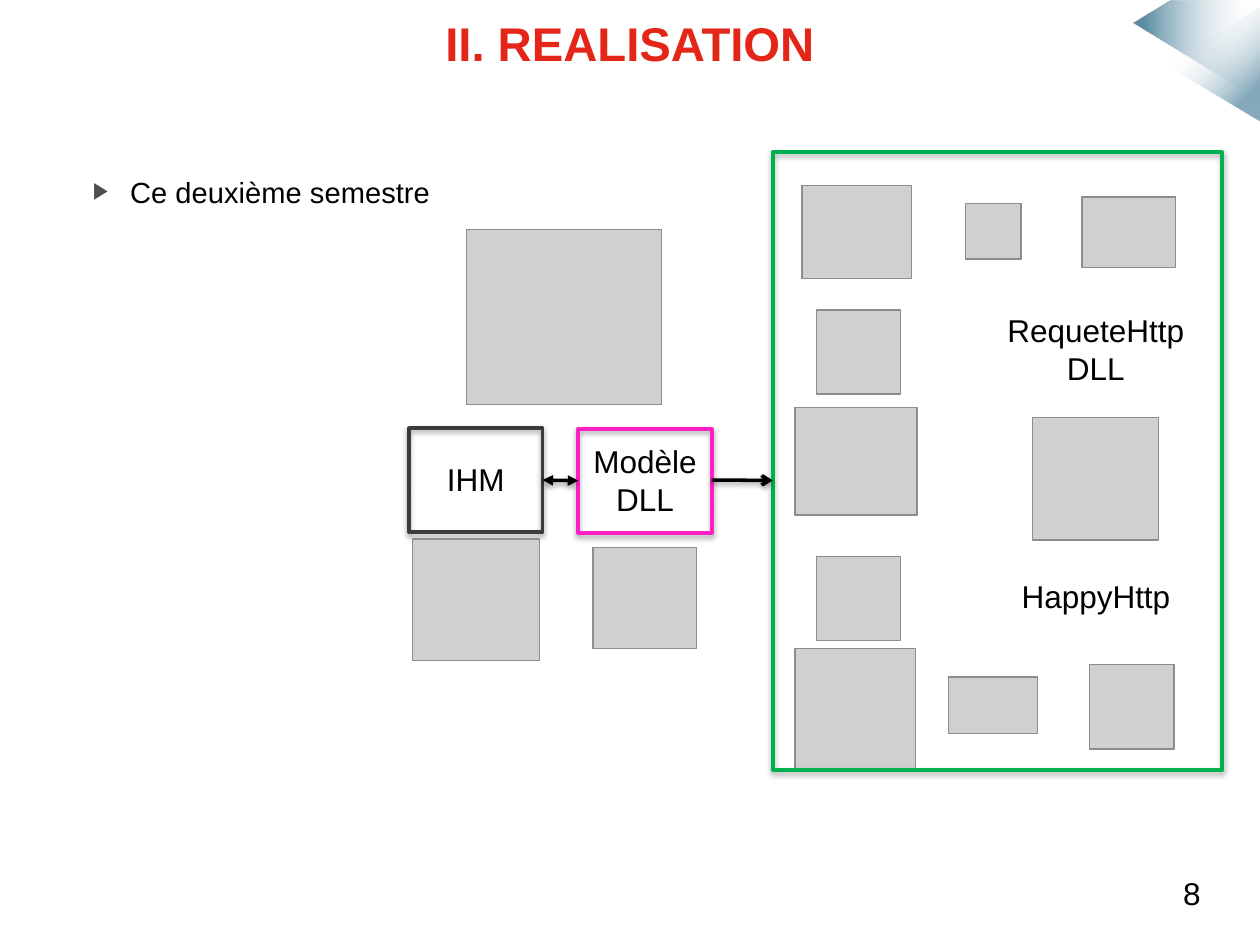
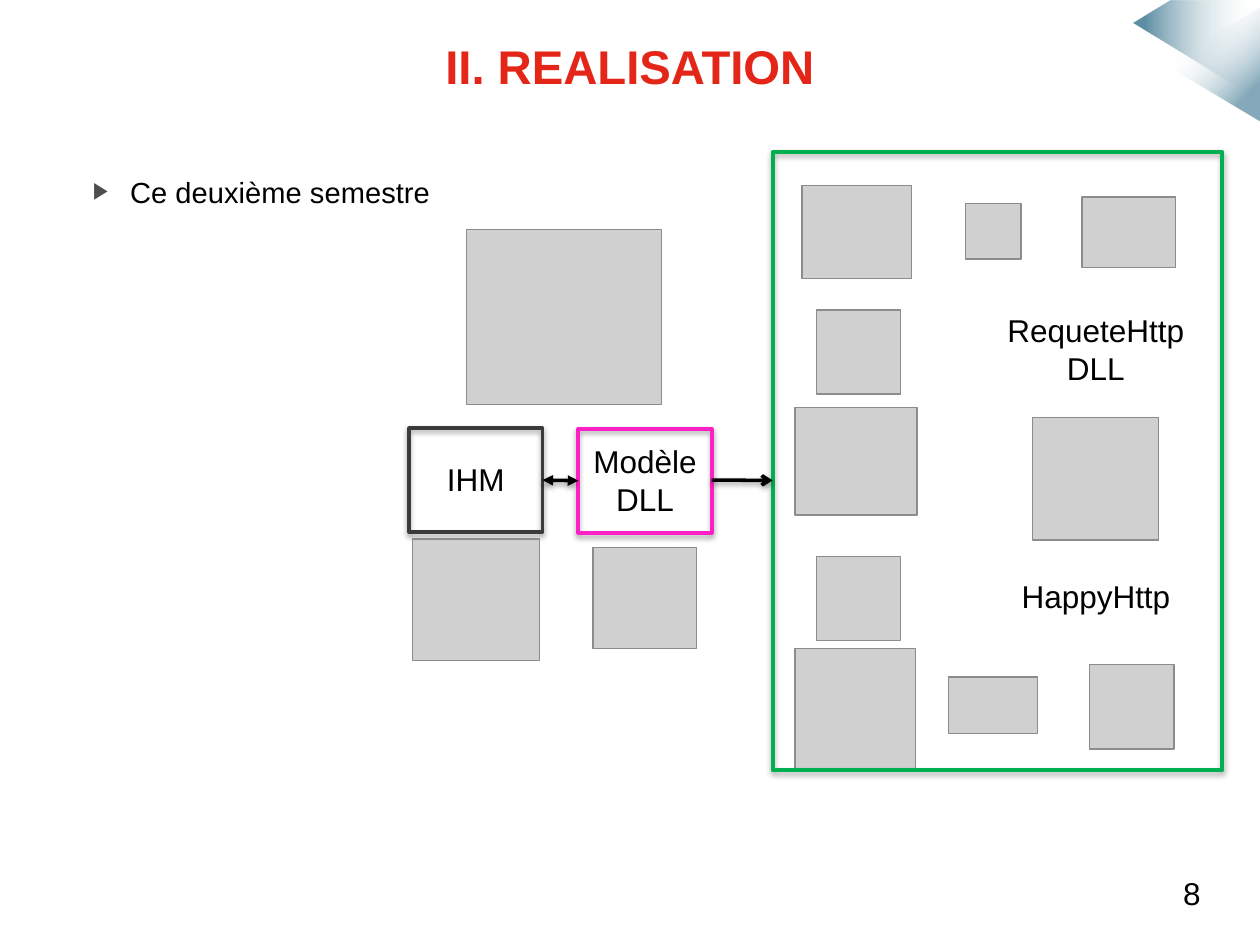
Before and after one commit to mmeven/EP_Domotique_Tablette, a slide deck: slide 9 of Rendu/Diapo_soutenance.pptx. Drawn at 1260x945 pixels with LibreOffice and Linux fonts; fonts in the diff are those of the drawing; grey boxes stand for pictures; background and template pictures are left out. Boxes give left, top, right and bottom in pixels: in the first picture for what was removed or moved away, otherwise in the second. Text is boxed around its words. In the diff, an @@ line names an element or a change of style, - is before the commit and + after.

```diff
--- a/Rendu/Diapo_soutenance.pptx
+++ b/Rendu/Diapo_soutenance.pptx
@@ title "II. REALISATION": place and size @@
-title "II. REALISATION" at <box>445,28,815,62</box>
+title "II. REALISATION" at <box>445,51,815,85</box>
```
Also in this commit, not shown: 5 other slides changed, 1 slide removed.
